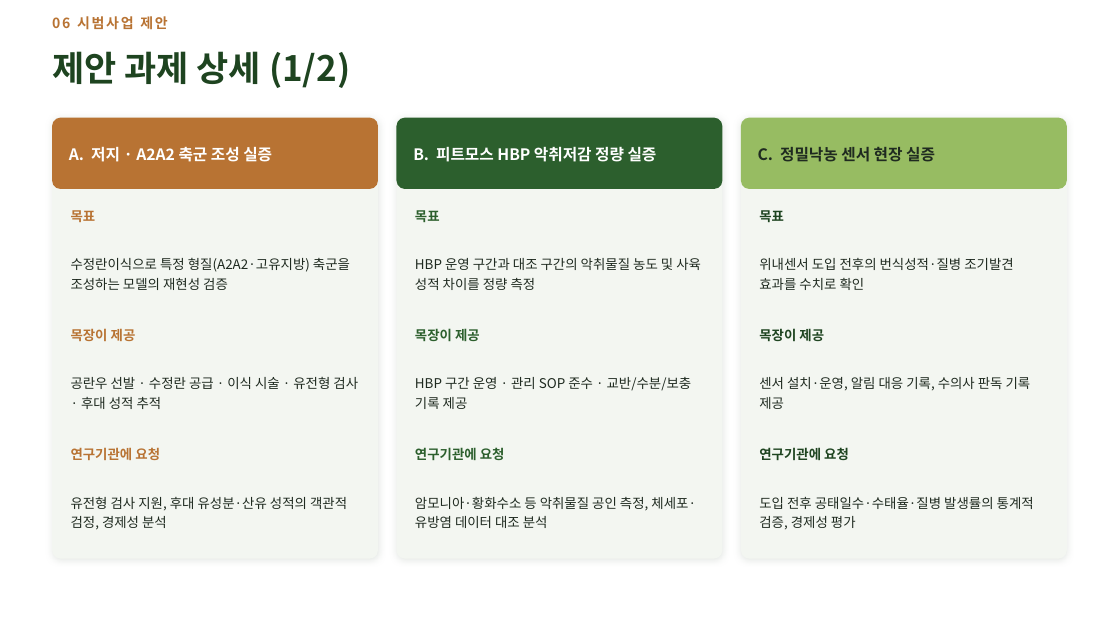
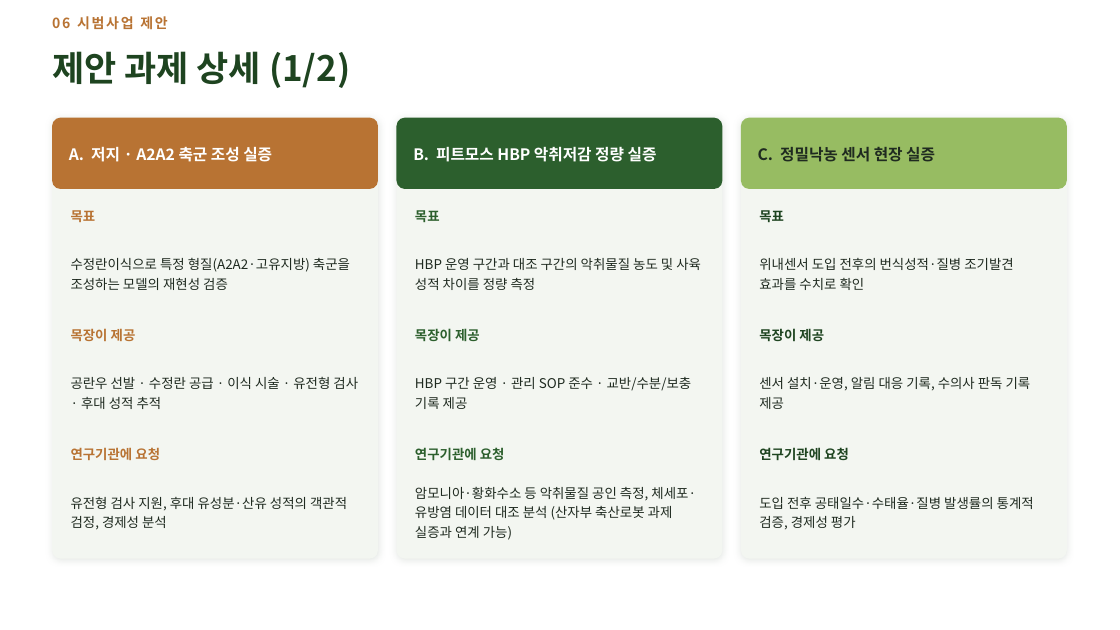
Before and after one commit to hhj3150/Dr-Ha--agent, a slide deck: slide 43 of deliverables/2026-08-10-nias-seminar/저지종_유가공목장_운영_현장사례.pptx (slide 41 before the commit). Drawn at 1120x630 pixels with LibreOffice and Linux fonts; fonts in the diff are those of the drawing. Boxes give left, top, right and bottom in pixels: in the first picture for what was removed or moved away, otherwise in the second. Text is boxed around its words. In the diff, an @@ line names an element or a change of style, - is before the commit and + after.

```diff
--- a/deliverables/2026-08-10-nias-seminar/저지종_유가공목장_운영_현장사례.pptx
+++ b/deliverables/2026-08-10-nias-seminar/저지종_유가공목장_운영_현장사례.pptx
@@ text at [415,487,696,540]: text changed @@
-암모니아·황화수소 등 악취물질 공인 측정, 체세포·유방염 데이터 대조 분석
+암모니아·황화수소 등 악취물질 공인 측정, 체세포·유방염 데이터 대조 분석 (산자부 축산로봇 과제 실증과 연계 가능)
```
Also in this commit, not shown: 4 other slides changed, 2 slides added, 2 other files.
